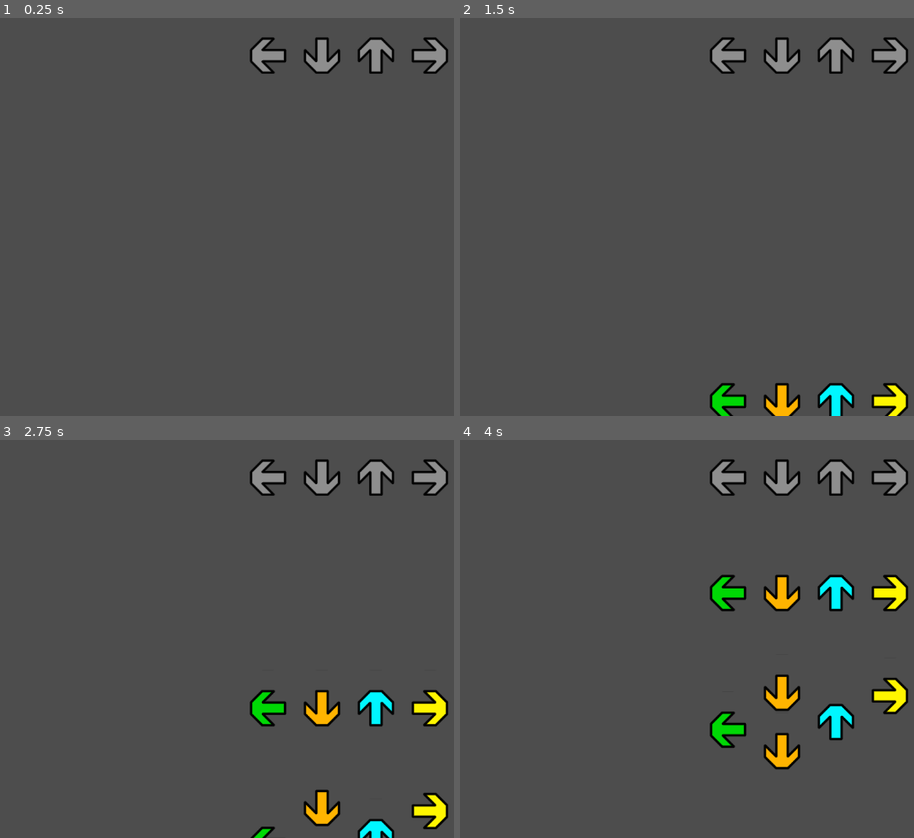
Above: before the commit, frames 1-4 (two rows, left to right).
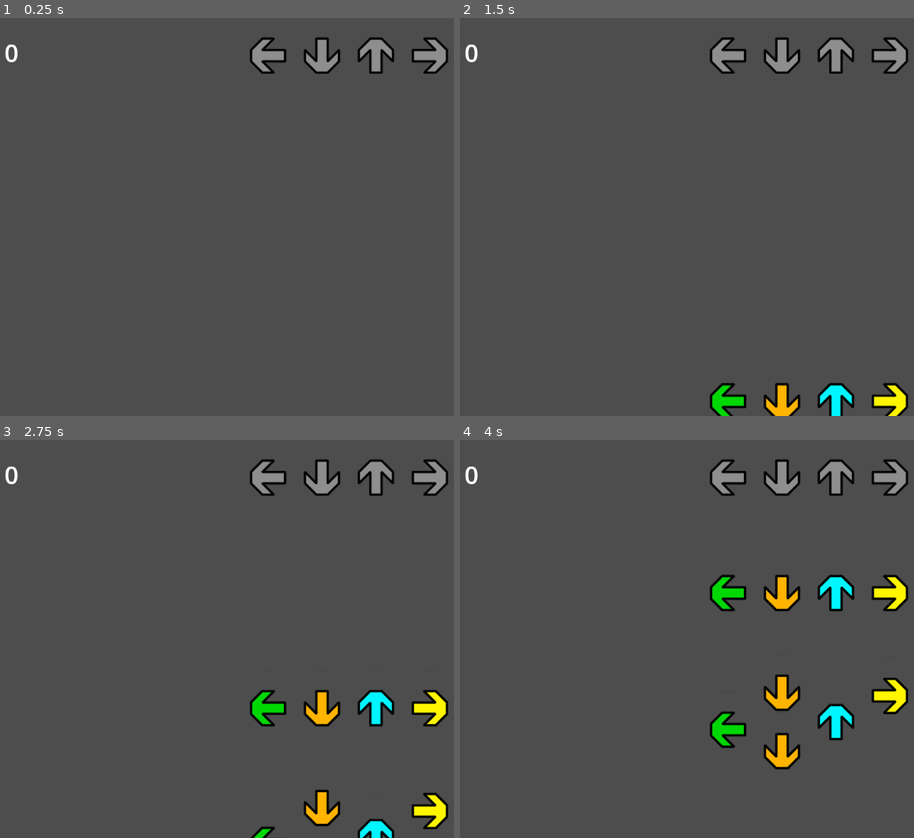
Above: after the commit, the same moments.

Repository: JunH0128/Midi-Game
Game: Godot game, scene res://game_level.tscn
Two runs of this game, one before a commit and one after it. Both use one fixed random seed, a clock stepped at 60 frames per second and the inputs below.
Inputs:
- Up to frame 1 (0.25 s): no input
- Up to frame 2 (1.5 s): tap Enter at 0.5 s
- Up to frame 3 (2.75 s): no input
- Up to frame 4 (4 s): no input

The runs differ from the first frame. In frame 1, less than 0.1% of the frame differs, in the area x 1-4%, y 6-12%; in frame 2, less than 0.1%; in frame 3, less than 0.1%; in frame 4, less than 0.1%.

Commit message:
added the score and working

Diff:
--- a/arrow.gd
+++ b/arrow.gd
@@ -17,7 +17,7 @@
 		var key_to_pop = falling_key_queue.pop_front()
 
 		var distance_from_pass = abs(key_to_pop.pass_threshold - key_to_pop.global_position.y)
-		print(distance_from_pass)
+		Signals.IncrementScore.emit(100)
 		key_to_pop.queue_free()
 
 func CreateFallingKey():
--- a/game_level.tscn
+++ b/game_level.tscn
@@ -1,6 +1,7 @@
-[gd_scene load_steps=2 format=3 uid="uid://dm73folxxovy1"]
+[gd_scene load_steps=3 format=3 uid="uid://dm73folxxovy1"]
 
 [ext_resource type="PackedScene" uid="uid://cgbmmo5gf046f" path="res://arrow.tscn" id="1_44nce"]
+[ext_resource type="PackedScene" uid="uid://de6had0qcucpi" path="res://game_ui.tscn" id="2_ikix1"]
 
 [node name="GameLevel" type="Node2D"]
 
@@ -24,3 +25,5 @@
 position = Vector2(150, -280)
 frame = 3
 key_name = "button_L"
+
+[node name="GameUI" parent="." instance=ExtResource("2_ikix1")]
--- /dev/null
+++ b/game_ui.gd
@@ -0,0 +1,11 @@
+extends Control
+
+var score: int = 0
+
+# Called when the node enters the scene tree for the first time.
+func _ready() -> void:
+	Signals.IncrementScore.connect(IncrementScore)
+
+func IncrementScore(incr: int):
+	score += incr
+	%ScoreLabel.text = str(score) + " pts"
--- /dev/null
+++ b/game_ui.tscn
@@ -0,0 +1,24 @@
+[gd_scene load_steps=2 format=3 uid="uid://de6had0qcucpi"]
+
+[ext_resource type="Script" path="res://game_ui.gd" id="1_ovowg"]
+
+[node name="GameUI" type="Control"]
+layout_mode = 3
+anchors_preset = 15
+anchor_right = 1.0
+anchor_bottom = 1.0
+grow_horizontal = 2
+grow_vertical = 2
+script = ExtResource("1_ovowg")
+
+[node name="CanvasLayer" type="CanvasLayer" parent="."]
+
+[node name="ScoreLabel" type="RichTextLabel" parent="CanvasLayer"]
+unique_name_in_owner = true
+offset_left = 26.0
+offset_top = 29.0
+offset_right = 185.0
+offset_bottom = 86.0
+theme_override_font_sizes/normal_font_size = 40
+text = "0"
+scroll_active = false
--- a/project.godot
+++ b/project.godot
@@ -14,6 +14,10 @@
 run/main_scene="res://game_level.tscn"
 config/features=PackedStringArray("4.3", "Forward Plus")
 config/icon="res://icon.svg"
+
+[autoload]
+
+Signals="*res://signals.gd"
 
 [display]
 
--- /dev/null
+++ b/signals.gd
@@ -0,0 +1,3 @@
+extends Node2D
+
+signal IncrementScore(incr: int)
--- /dev/null
+++ b/signals.tscn
@@ -0,0 +1,6 @@
+[gd_scene load_steps=2 format=3 uid="uid://b0h2b0nik2vm1"]
+
+[ext_resource type="Script" path="res://signals.gd" id="1_2l2u4"]
+
+[node name="Signals" type="Node2D"]
+script = ExtResource("1_2l2u4")
